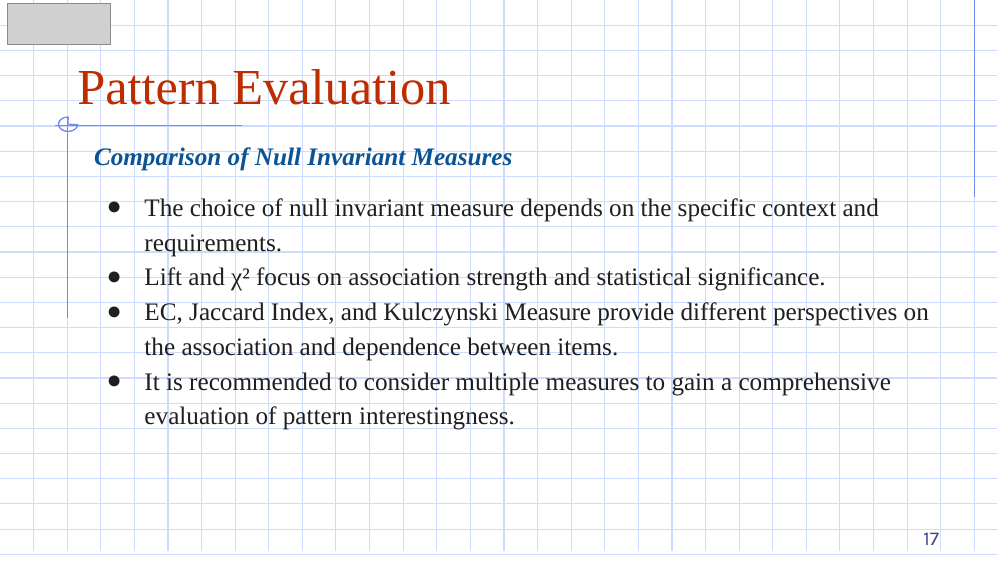
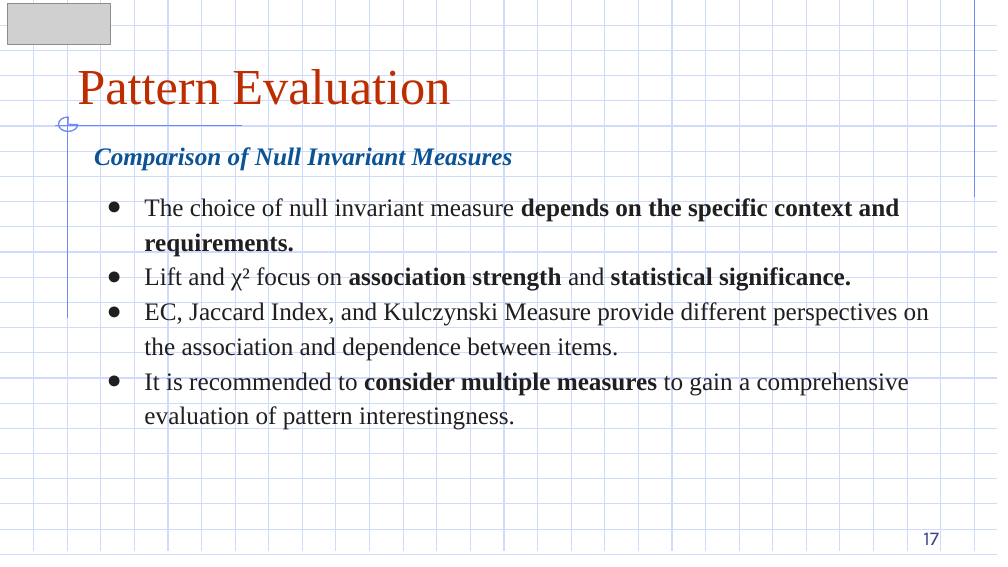
Before and after one commit to DazielNguyen/DBM302m, a slide deck: slide 17 of slides/Chapter 03/3.7 Pattern Evaluation.pptx. Drawn at 1008x567 pixels with LibreOffice and Linux fonts; fonts in the diff are those of the drawing; grey boxes stand for pictures. Boxes give left, top, right and bottom in pixels: in the first picture for what was removed or moved away, otherwise in the second. Text is boxed around its words. In the diff, an @@ line names an element or a change of style, - is before the commit and + after.

```diff
--- a/slides/Chapter 03/3.7 Pattern Evaluation.pptx
+++ b/slides/Chapter 03/3.7 Pattern Evaluation.pptx
@@ text at [144,196,909,430]: bold on in "depends on the specific context and requirements.", "association strength statistical significance.", "consider multiple measures" @@
```
Also in this commit, not shown: 3 other slides changed, 7 other files.
